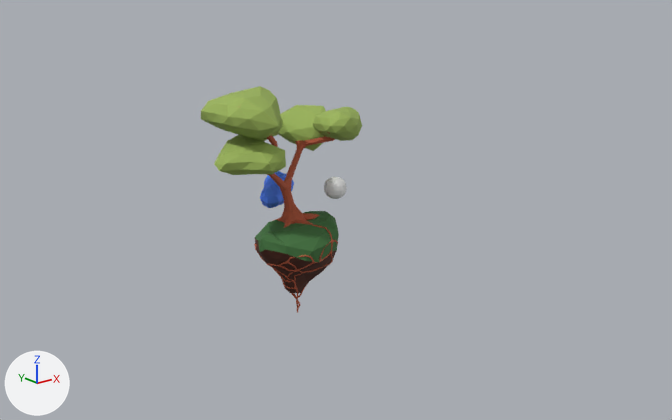
One commit to the Blender file public/assets/models/main/scene.blend: the scene before it, then after it.
Camera for both pictures: a 50 mm lens placed at (-42.0, -52.6, 20.9), pointed at (-0.1, -0.2, 0.0). Lighting does not change. The marker at lower left points along +X, +Y and +Z.

Before the edit, the objects in view are built like this:
```python
me_cloud_0 = bpy.data.meshes.new('Cloud_0')
me_cloud_0.from_pydata(...)  # 396 vertices, 140 faces; spans x -2.69..2.49, y -1.91..1.09, z -1.16..1.16
me_cloud_0.materials.append(mat_cloudmaterial)  # blue #5e8fff
me_icosphere_001_material_004_0 = bpy.data.meshes.new('Icosphere.001_Material.004_0')
me_icosphere_001_material_004_0.from_pydata(...)  # 8709 vertices, 3243 faces; spans x -184.0..146.0, y -84.0..150.0, z 7.0..489.0
me_icosphere_001_material_004_0.materials.append(mat_material_004)  # picture img_material_004_basecolor_png
ob_cloud = bpy.data.objects.new('Cloud', me_cloud_0)
ob_cloud.location = (-2.99, 3.23, 1.1)
ob_cloud.rotation_euler = (-1.571, 0.0, 0.615)  # degrees (-90, 0, 35)
ob_cloud.scale = (0.865, 0.865, 0.865)
ob_flying_island = bpy.data.objects.new('Flying Island', me_icosphere_001_material_004_0)
ob_flying_island.location = (-3.41, -0.15, -8.19)
ob_flying_island.scale = (0.0364, 0.0364, 0.0364)
```
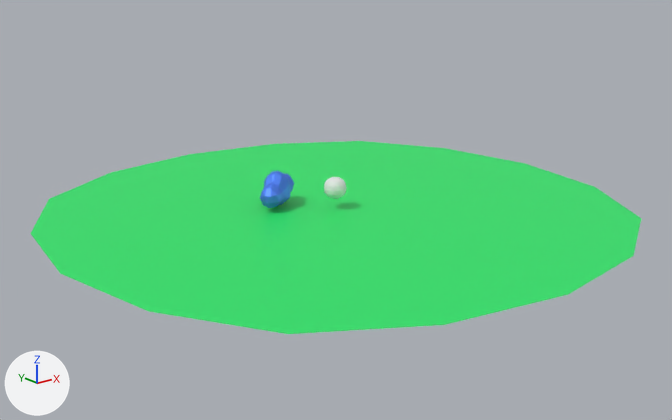
Location of each change, [x1, y1, x2, y2] in pixels of the pictures (672 x 420 px):
'Plane', added (green)
    after: [30, 141, 641, 334]
'Flying Island', deleted (green)
    before: [201, 86, 362, 313]

Diff of the bpy script that builds the scene:
```diff
--- a/public/assets/models/main/scene.blend.py
+++ b/public/assets/models/main/scene.blend.py
@@ mat_material_002 @@
+mat_material_002 = principled_material('Material.002')
+mat_material_002.base_color = (0.0174, 0.8, 0.146)  # green #24e76b
@@ me_plane_001 @@
+me_plane_001.from_pydata([(-1.0, -1.0, 0.0), (1.0, -1.0, 0.0), (-1.0, 1.0, 0.0), (1.0, 1.0, 0.0)], [], [(0, 1, 3, 2)])
+me_plane_001.materials.append(mat_material_002)  # green #24e76b
@@ ob_flying_island @@
-ob_flying_island = bpy.data.objects.new('Flying Island', me_icosphere_001_material_004_0)
-ob_flying_island.location = (-3.41, -0.15, -8.19)
-ob_flying_island.scale = (0.0364, 0.0364, 0.0364)
@@ ob_plane @@
+ob_plane = bpy.data.objects.new('Plane', me_plane_001)
+ob_plane.location = (0.0, 0.0, 0.0)
+ob_plane.scale = (23.7, 23.7, 23.7)
+_m = ob_plane.modifiers.new('Subdivision', 'SUBSURF')
```
